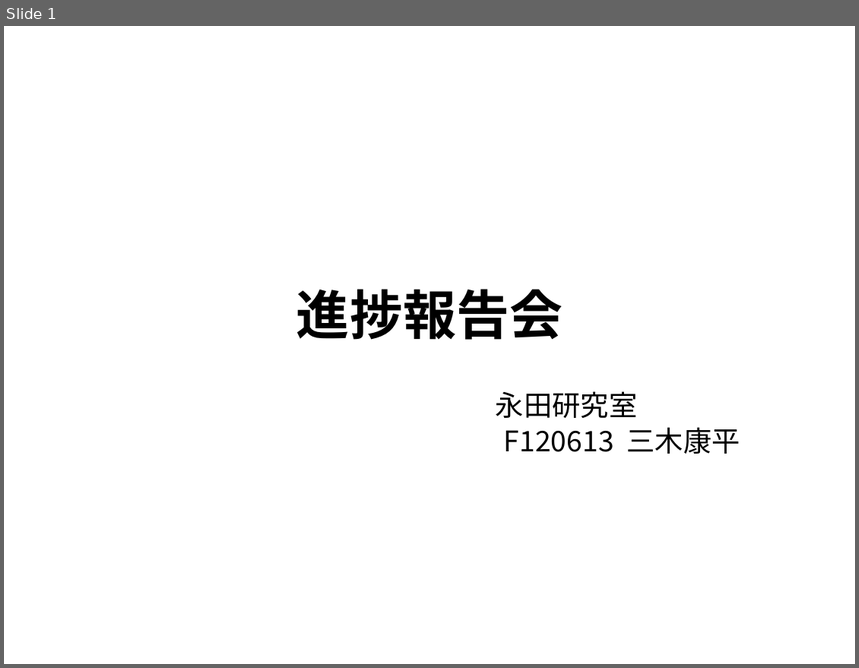
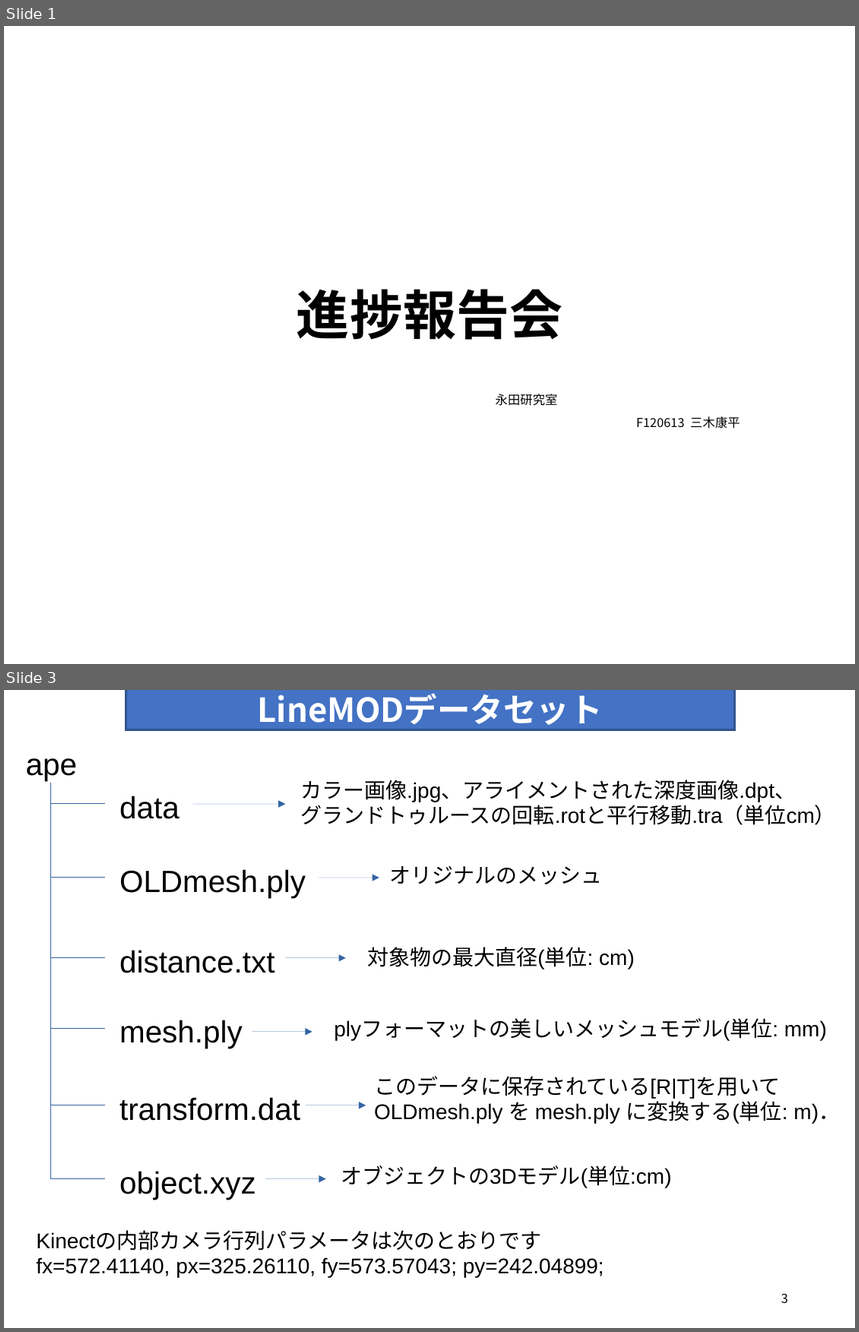
Before and after one commit to rurusasu/Diary, a slide deck: 報告会_パワポ/20210511/2021_0511.pptx. Shown one above the other, each under a label of ours: slide 1 before the commit, slides 1 and 3 after it; the slides between them are not shown. The pictures are 859x668 and 859x1332 pixels, drawn with LibreOffice and Linux fonts; fonts in the diff are those of the drawing. Boxes give left, top, right and bottom in pixels: in the first picture for what was removed or moved away, otherwise in the second. Text is boxed around its words. In the diff, an @@ line names an element or a change of style, - is before the commit and + after.

```diff
--- a/報告会_パワポ/20210511/2021_0511.pptx
+++ b/報告会_パワポ/20210511/2021_0511.pptx
@@ slide 3 added at [4,690,855,1328], background #FFFFFF @@
@@ rectangle added at [126,690,734,730], fill #4472C4, outline #325491 2 pt, 28 pt, text #FFFFFF, bold @@
+LineMODデータセット
@@ text added at [26,758,77,781], 26 pt, text #000000 @@
+ape
@@ text added at [300,780,836,825], 18 pt, text #000000 @@
+カラー画像.jpg、アライメントされた深度画像.dpt、
+グランドトゥルースの回転.rotと平行移動.tra（単位cm）
@@ line added from (51, 783) to (51, 1179), #3465A4 0.75 pt @@
@@ text added at [120,796,180,819], 26 pt, text #000000 @@
+data
@@ line added from (51, 804) to (104, 804), #3465A4 0.75 pt @@
@@ arrow added from (191, 804) to (286, 804), #3465A4 0.75 pt @@
@@ text added at [120,869,306,898], 26 pt, text #000000 @@
+OLDmesh.ply
@@ text added at [390,866,603,885], 18 pt, text #000000 @@
+オリジナルのメッシュ
@@ line added from (51, 877) to (104, 877), #3465A4 0.75 pt @@
@@ arrow added from (319, 877) to (379, 877), #3465A4 0.75 pt @@
@@ line added from (51, 958) to (104, 958), #3465A4 0.75 pt @@
@@ text added at [120,950,275,973], 26 pt, text #000000 @@
+distance.txt
@@ arrow added from (286, 958) to (346, 958), #3465A4 0.75 pt @@
@@ text added at [367,947,635,970], 18 pt, text #000000 @@
+対象物の最大直径(単位: cm)
@@ line added from (51, 1029) to (104, 1029), #3465A4 0.75 pt @@
@@ text added at [120,1020,243,1049], 26 pt, text #000000 @@
+mesh.ply
@@ text added at [334,1020,827,1040], 18 pt, text #000000 @@
+plyフォーマットの美しいメッシュモデル(単位: mm)
@@ arrow added from (252, 1032) to (312, 1032), #3465A4 0.75 pt @@
@@ text added at [374,1076,840,1124], 18 pt, text #000000 @@
+このデータに保存されている[R|T]を用いて OLDmesh.ply を mesh.ply に変換する(単位: m)．
@@ text added at [120,1097,300,1121], 26 pt, text #000000 @@
+transform.dat
@@ line added from (51, 1106) to (104, 1106), #3465A4 0.75 pt @@
@@ arrow added from (305, 1106) to (366, 1106), #3465A4 0.75 pt @@
@@ text added at [341,1166,671,1189], 18 pt, text #000000 @@
+オブジェクトの3Dモデル(単位:cm)
@@ line added from (51, 1179) to (104, 1179), #3465A4 0.75 pt @@
@@ text added at [120,1171,256,1200], 26 pt, text #000000 @@
+object.xyz
@@ arrow added from (265, 1179) to (325, 1179), #3465A4 0.75 pt @@
@@ text added at [36,1232,604,1278], 18 pt, text #000000 @@
+Kinectの内部カメラ行列パラメータは次のとおりです
+fx=572.41140, px=325.26110, fy=573.57043; py=242.04899;
@@ page number added at [781,1294,788,1303], 10.5 pt, text #000000 @@
+3
@@ slide 1 changed as well @@
@@ text "永田研究室" at [496,394,740,429]: size 24 to 10.6 pt; line spacing 0.8 to 0.9 @@
```
Also in this commit, not shown: 6 other slides changed, 2 other slides added, 1 slide removed.
